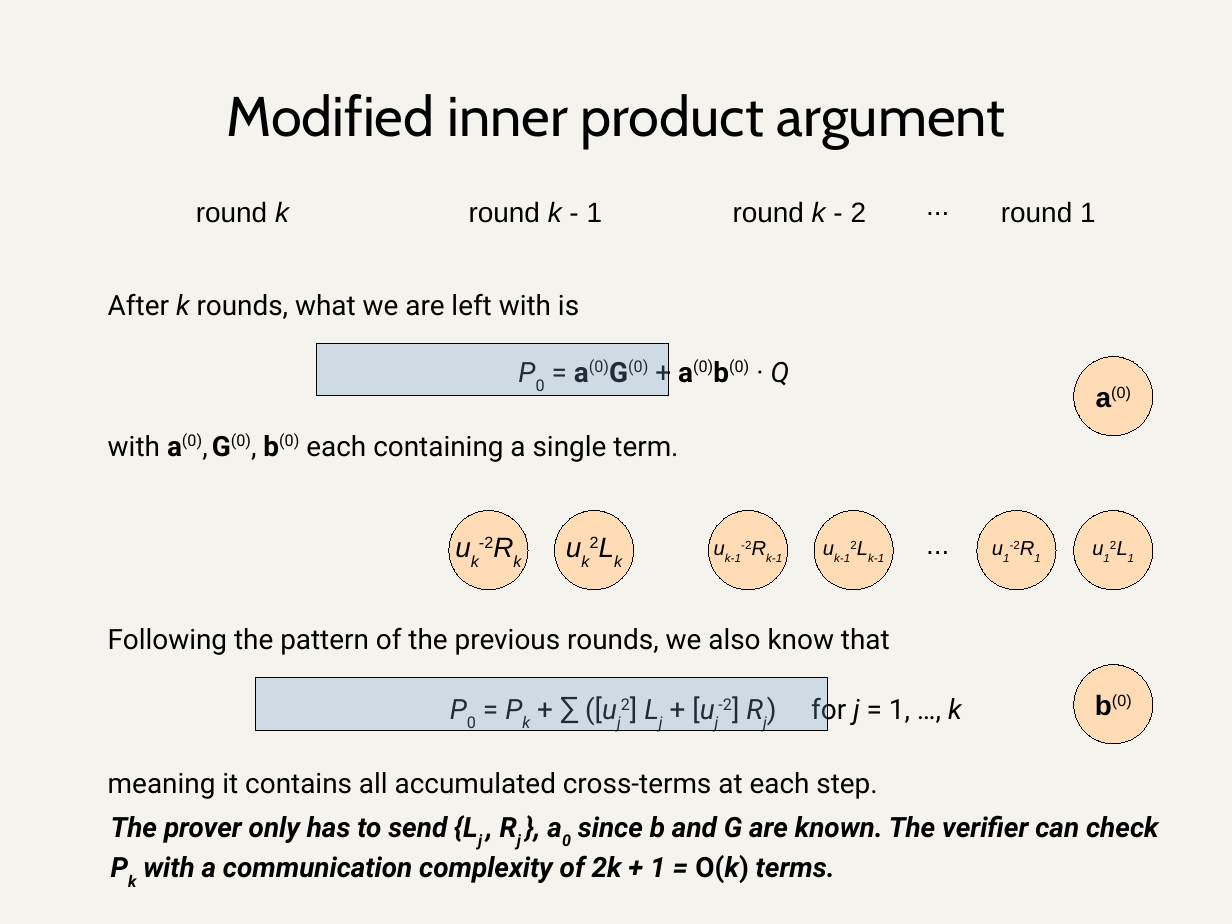
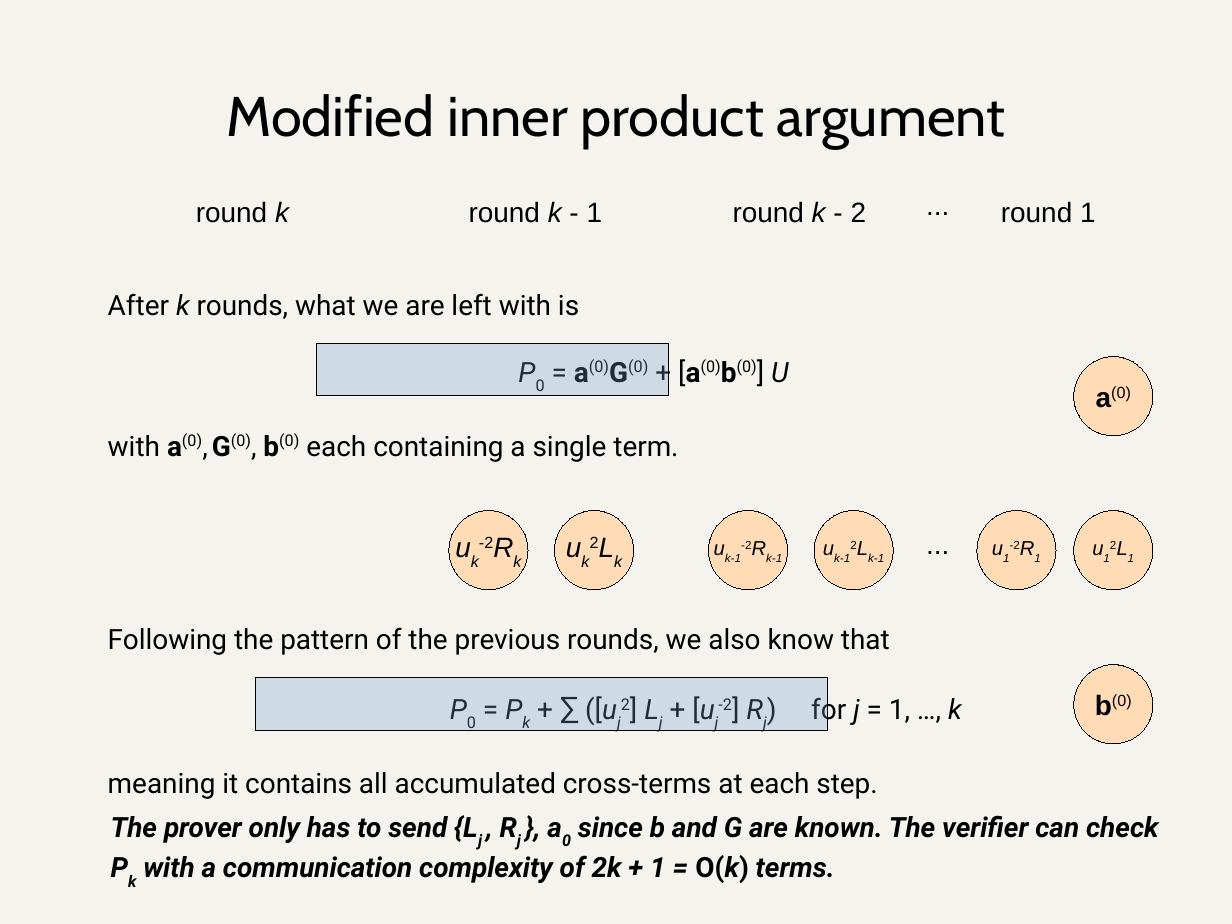
Before and after one commit to daira/halographs, a slide deck: slide 30 of deepdive.odp. Drawn at 1232x924 pixels with LibreOffice and Linux fonts; fonts in the diff are those of the drawing. Boxes give left, top, right and bottom in pixels: in the first picture for what was removed or moved away, otherwise in the second. Text is boxed around its words. In the diff, an @@ line names an element or a change of style, - is before the commit and + after.

```diff
--- a/deepdive.odp
+++ b/deepdive.odp
@@ text at box(574, 359, 789, 387): text changed @@
-P0 = a(0)G(0) + a(0)b(0) · Q
+P0 = a(0)G(0) + [a(0)b(0)] U
```
Also in this commit, not shown: 1 other slide changed, 1 other file.
